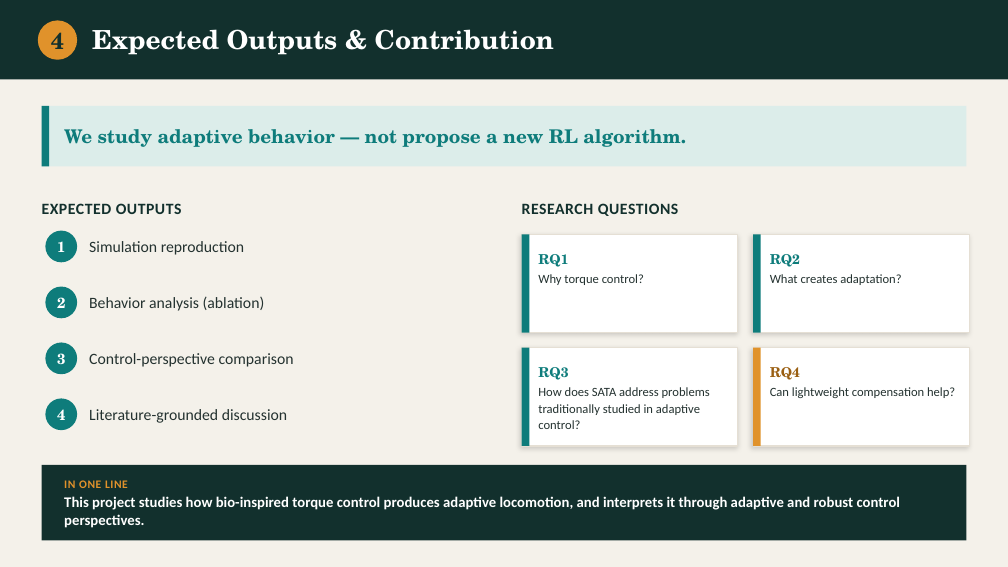
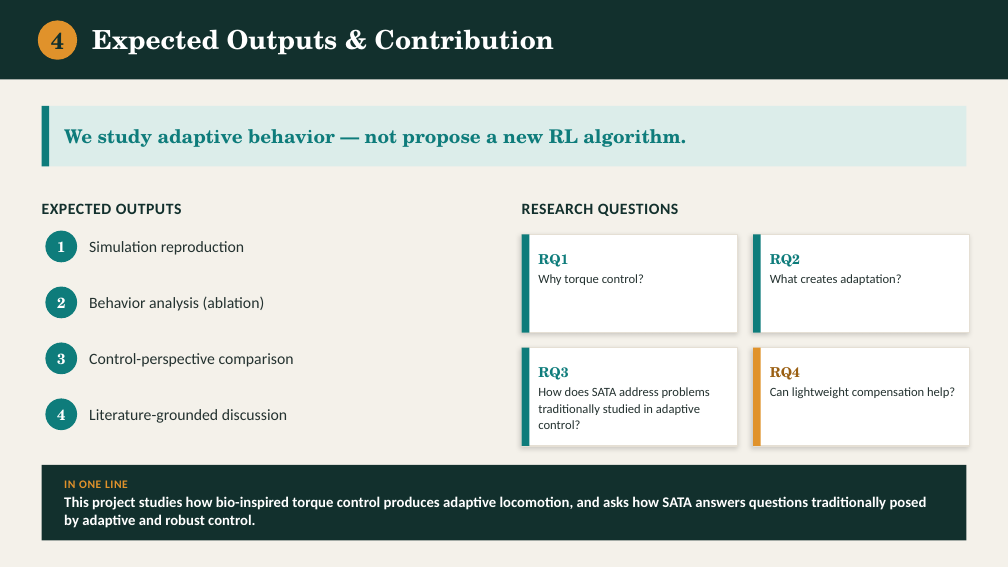
Before and after one commit to Stanley-1013/bio-inspired-adaptive-locomotion, a slide deck: slide 5 of docs/20260525_progress_report_v1.pptx. Drawn at 1008x567 pixels with LibreOffice and Linux fonts; fonts in the diff are those of the drawing. Boxes give left, top, right and bottom in pixels: in the first picture for what was removed or moved away, otherwise in the second. Text is boxed around its words. In the diff, an @@ line names an element or a change of style, - is before the commit and + after.

```diff
--- a/docs/20260525_progress_report_v1.pptx
+++ b/docs/20260525_progress_report_v1.pptx
@@ text at (x1=64, y1=496, x2=927, y2=528): text changed @@
-This project studies how bio-inspired torque control produces adaptive locomotion, and interprets it through adaptive and robust control perspectives.
+This project studies how bio-inspired torque control produces adaptive locomotion, and asks how SATA answers questions traditionally posed by adaptive and robust control.
```
Also in this commit, not shown: 2 other files.
